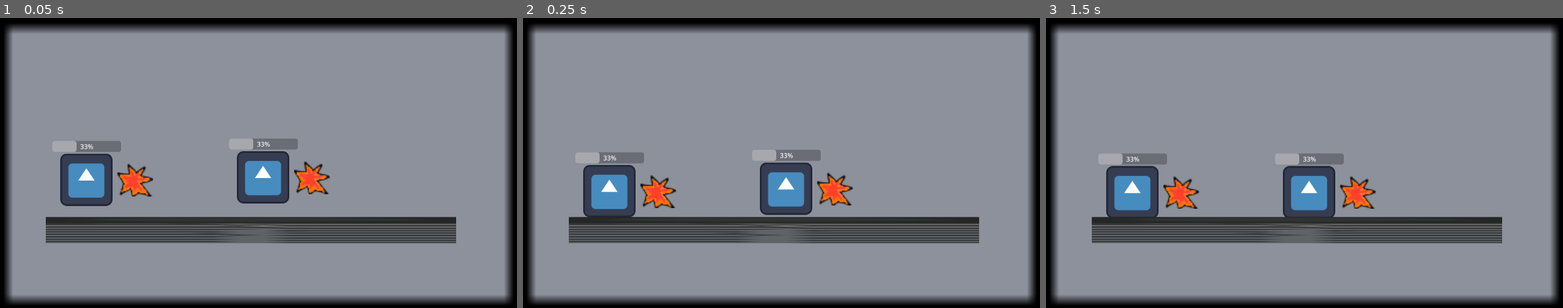
Above: before the commit, frames 1-3 (left to right).
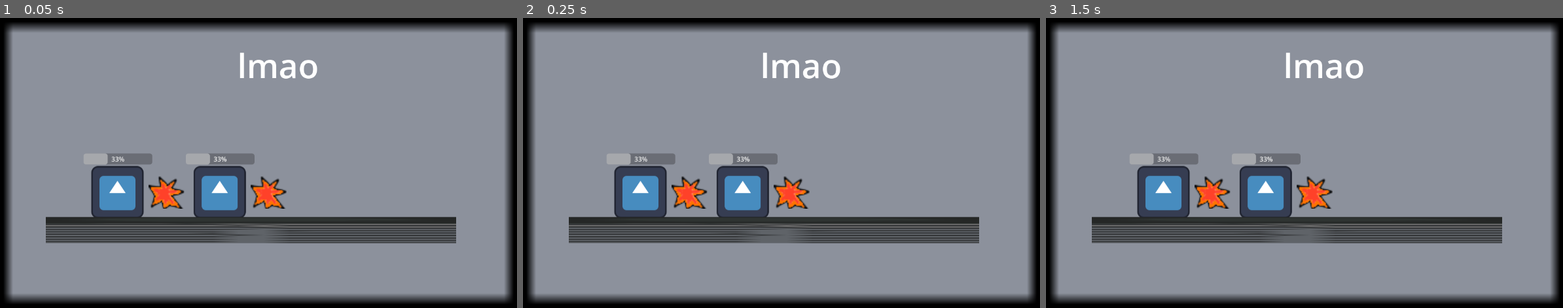
Above: after the commit, the same moments.

Repository: SakuragamaRykii/globaljam26
Game: Godot game, scene res://scenes/main_scene.tscn
Same seed, same stepped clock (60 frames per second), same inputs: the game is played once before the commit and once after it. The engine's default icon, where the game draws it, is replaced by a stand-in: a white triangle on a blue panel in a dark square.
Inputs:
- Up to frame 1 (0.05 s): no input
- Up to frame 2 (0.25 s): no input
- Up to frame 3 (1.5 s): tap Enter at 1.25 s

The runs differ from the first frame. In frame 1, 9.2% of the frame differs, in the area x 10-64%, y 11-69%; in frame 2, 8.7%; in frame 3, 8.5%.

Commit message:
add stage manager to spawn enemies. add game manager to persist data between character selection and battle scenes

Diff:
--- a/entities/player.gd
+++ b/entities/player.gd
@@ -9,6 +9,7 @@
 var current_mask: Mask
 
 var current_hp: int
+var dead : bool = false
 
 func _ready() -> void:
 	current_mask = DEFAULT_CONTROLS
@@ -27,10 +28,16 @@
 	current_hp = current_mask.player_stats.max_hp * hp_ratio
 
 func _physics_process(delta: float) -> void:
-	current_mask.player_controller.movement(self, delta)
-	set_aim()
-	current_mask.attack(self)
-	current_mask.ability(self)
+	if !dead:
+		current_mask.player_controller.movement(self, delta)
+		set_aim()
+		current_mask.attack(self)
+		current_mask.ability(self)
+	else:
+		if is_on_floor(): #out of map death can be dealt with another object
+			die()
+		else:
+			velocity += get_gravity() * delta
 	move_and_slide()
 
 func _process(delta: float) -> void:
@@ -53,5 +60,10 @@
 	else:
 		velocity += knockback
 		current_hp -= amount
+	if current_hp <= 0:
+		dead = true
+	#sfx for a successful block should play here
 
-	#sfx for a successful block should play here
+
+func die():
+	process_mode = PROCESS_MODE_DISABLED
--- /dev/null
+++ b/game/game_manager.gd
@@ -0,0 +1,4 @@
+extends Node
+
+var player_names: Array[String] = ["Player 1", "Player 2"]
+var player_selected_avatars: Array
--- a/project.godot
+++ b/project.godot
@@ -14,6 +14,10 @@
 run/main_scene="res://scenes/main_scene.tscn"
 config/features=PackedStringArray("4.3", "Forward Plus")
 config/icon="res://icon.svg"
+
+[autoload]
+
+GameManager="*res://game/game_manager.gd"
 
 [display]
 
--- /dev/null
+++ b/scenes/battle_scene.gd
@@ -0,0 +1,26 @@
+extends Node2D
+
+@export var arena_start_pos: Vector2
+@export var arena_end_pos : Vector2
+
+# Called when the node enters the scene tree for the first time.
+func _ready() -> void:
+	var player_scene = load("res://entities/player_base.tscn")
+	var names_size = GameManager.player_names.size()
+	for i in range(names_size):
+		var player = player_scene.instantiate()
+		add_child(player)
+		player.global_position = arena_start_pos + \
+		(Vector2((arena_end_pos.x-arena_start_pos.x) * (i/float(names_size)), 0))
+
+		player.player_id = "p"+str(i+1)
+		print(player.global_position)
+		print(player.player_id)
+
+# i wonder how many yap comments im gonna have left on this project by the time im done
+
+
+
+func _on_legal_area_body_exited(body: Node2D) -> void:
+	if body is Player:
+		body.die()
--- a/scenes/main_scene.tscn
+++ b/scenes/main_scene.tscn
@@ -1,10 +1,17 @@
-[gd_scene load_steps=4 format=3 uid="uid://dvut0ballh7d0"]
+[gd_scene load_steps=5 format=3 uid="uid://dvut0ballh7d0"]
 
 [ext_resource type="Texture2D" uid="uid://cfy7acbjeje76" path="res://bar.png" id="1_3afny"]
+[ext_resource type="Script" path="res://scenes/battle_scene.gd" id="1_3k1xk"]
 [ext_resource type="PackedScene" uid="uid://4h55pq8j8f51" path="res://maps/platform_temp.tscn" id="2_4d2h3"]
-[ext_resource type="PackedScene" uid="uid://bay86gclqwu4n" path="res://entities/player_base.tscn" id="3_vk4ge"]
 
-[node name="MainScene" type="Node2D"]
+[sub_resource type="RectangleShape2D" id="RectangleShape2D_pd3po"]
+size = Vector2(1600, 900)
+
+[node name="BattleScene" type="Node2D"]
+position = Vector2(0, -3)
+script = ExtResource("1_3k1xk")
+arena_start_pos = Vector2(300, 500)
+arena_end_pos = Vector2(800, 500)
 
 [node name="TempBackground" type="Sprite2D" parent="."]
 position = Vector2(644.876, 368)
@@ -14,18 +21,20 @@
 [node name="TempPlatform" parent="." instance=ExtResource("2_4d2h3")]
 position = Vector2(627, 529)
 
-[node name="PlayerBase" parent="." instance=ExtResource("3_vk4ge")]
-position = Vector2(224, 405)
-player_id = "p1"
+[node name="Label" type="Label" parent="."]
+offset_left = 593.0
+offset_top = 72.0
+offset_right = 4175.0
+offset_bottom = 1925.0
+theme_override_font_sizes/font_size = 82
+text = "lmao"
 
-[node name="Label" type="Label" parent="."]
-offset_left = 1401.0
-offset_top = -581.0
-offset_right = 4983.0
-offset_bottom = 1272.0
-theme_override_font_sizes/font_size = 82
-text = "lemme commit one sec"
+[node name="LegalArea" type="Area2D" parent="."]
+collision_layer = 0
+collision_mask = 4
 
-[node name="PlayerBase2" parent="." instance=ExtResource("3_vk4ge")]
-position = Vector2(656, 399)
-player_id = "p2"
+[node name="CollisionPolygon2D" type="CollisionShape2D" parent="LegalArea"]
+position = Vector2(638, 365)
+shape = SubResource("RectangleShape2D_pd3po")
+
+[connection signal="body_exited" from="LegalArea" to="." method="_on_legal_area_body_exited"]
